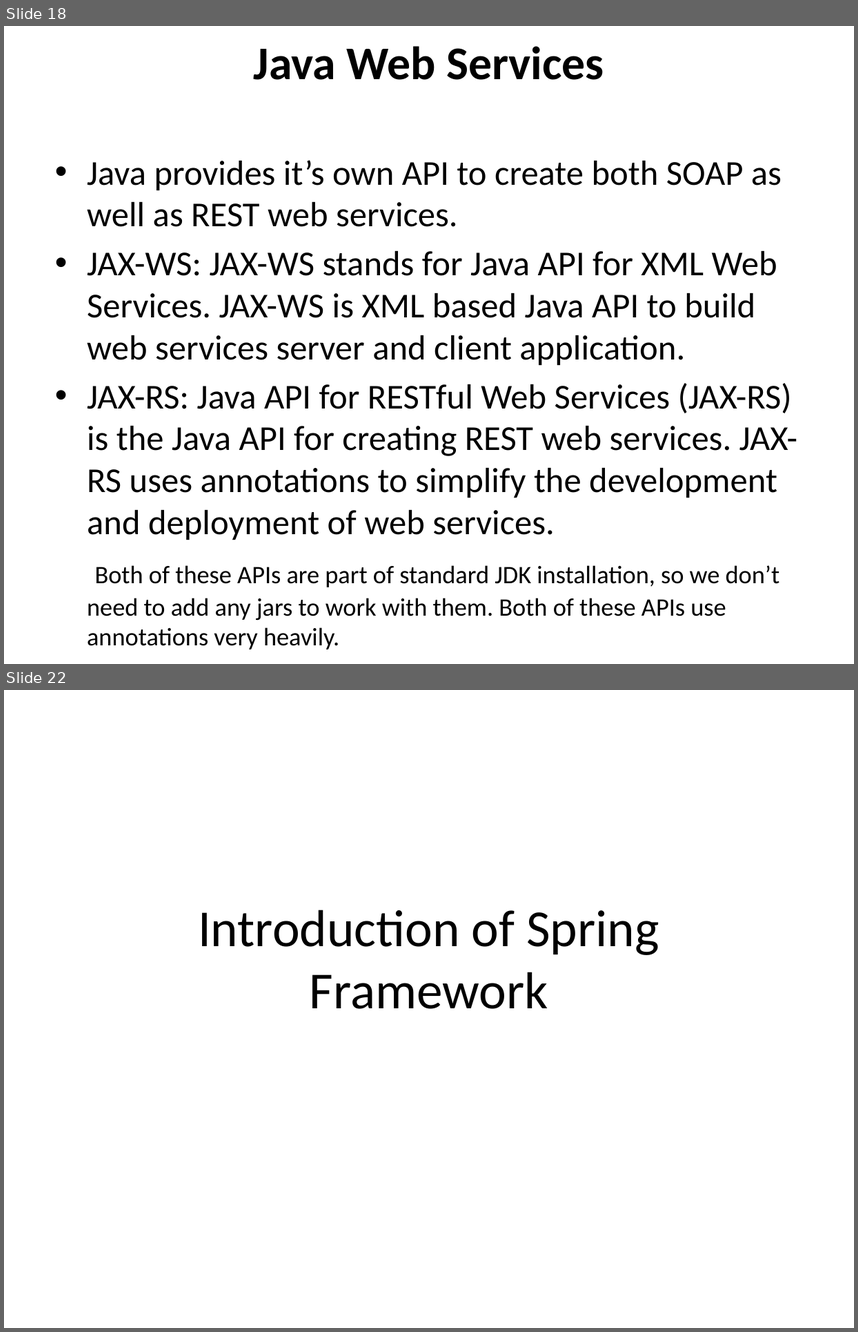
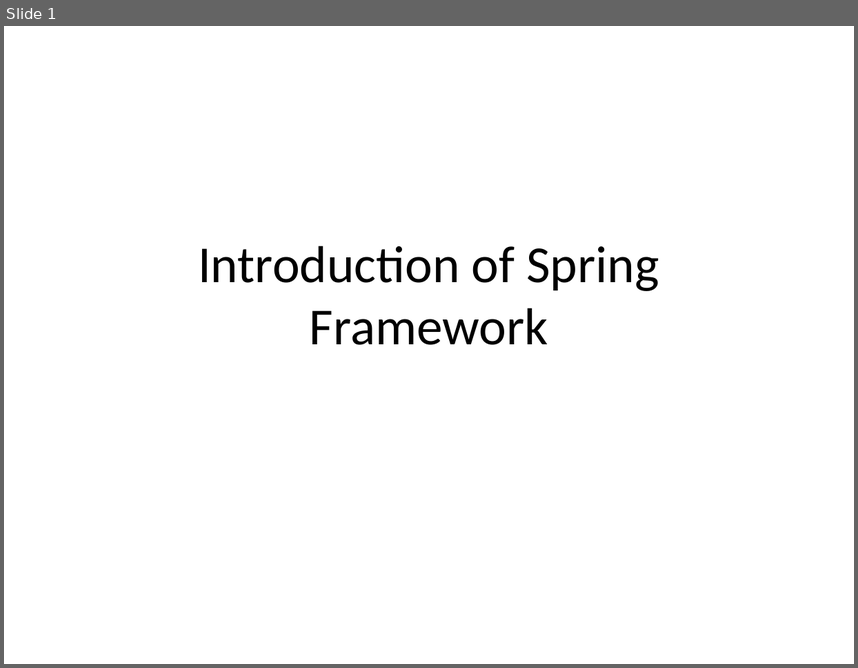
Before and after one commit to rameshcoderepository/SpringDocuments, a slide deck: Spring Documents.pptx. Shown one above the other, each under a label of ours: slides 18 and 22 before the commit, slide 1 after it; the slides between them are not shown. The pictures are 858x1332 and 858x668 pixels, drawn with LibreOffice and Linux fonts; fonts in the diff are those of the drawing. Boxes give left, top, right and bottom in pixels: in the first picture for what was removed or moved away, otherwise in the second. Text is boxed around its words. In the diff, an @@ line names an element or a change of style, - is before the commit and + after.

```diff
--- a/Spring Documents.pptx
+++ b/Spring Documents.pptx
@@ slide 18 removed at [4, 26, 854, 664], background #FFFFFF @@
@@ title removed at [254, 46, 604, 80] @@
-Java Web Services
@@ text removed at [87, 160, 797, 649] @@
-• Java provides it’s own API to create both SOAP as well as REST web services.
-• JAX-WS: JAX-WS stands for Java API for XML Web Services. JAX-WS is XML based Java API to build web services server and client application.
-• JAX-RS: Java API for RESTful Web Services (JAX-RS) is the Java API for creating REST web services. JAX-RS uses annotations to simplify the development and deployment of web services.
-Both of these APIs are part of standard JDK installation, so we don’t need to add any jars to work with them. Both of these APIs use annotations very heavily.
@@ what was slide 22 is now slide 1 @@
```
Also in this commit, not shown: 2 slides changed, 1 slide added, 21 other slides removed, 12 other files.
